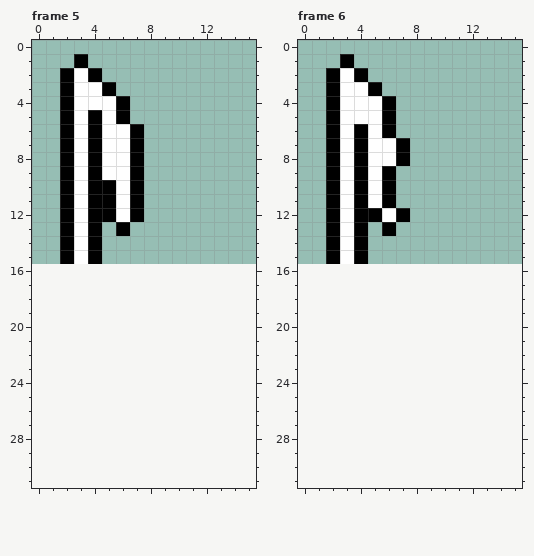
Two versions of one pixel-art file, Aesprite/flag.aseprite. The picture above was drawn from the file before the commit.
16x16 pixels, 6 frames. Shown: frame 5, frame 6. The old version is drawn lined up with the new one, on the new canvas. The commit also changed other frames, which this record leaves out.
New version:
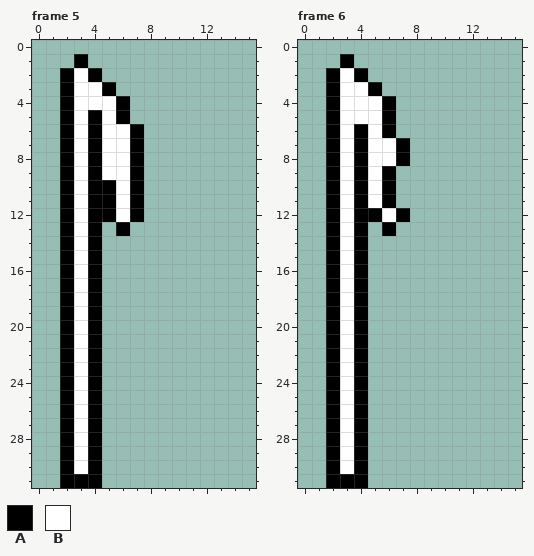
Palette (. is transparent): A #000000  B #ffffff
Edits made:
canvas 16x16 -> 16x32
--- frame 5
@@ x 0..6 @@
 15 ..ABA..
-16 .......
-17 .......
-18 .......
-19 .......
-20 .......
-21 .......
-22 .......
-23 .......
-24 .......
-25 .......
-26 .......
-27 .......
-28 .......
-29 .......
-30 .......
-31 .......
+16 ..ABA..
+17 ..ABA..
+18 ..ABA..
+19 ..ABA..
+20 ..ABA..
+21 ..ABA..
+22 ..ABA..
+23 ..ABA..
+24 ..ABA..
+25 ..ABA..
+26 ..ABA..
+27 ..ABA..
+28 ..ABA..
+29 ..ABA..
+30 ..ABA..
+31 ..AAA..
--- frame 6: the same change as frame 5
Where, in picture pixels (left, top, right, bottom), the same in both pictures:
added: (60, 264, 102, 488)
added: (326, 264, 368, 488)
